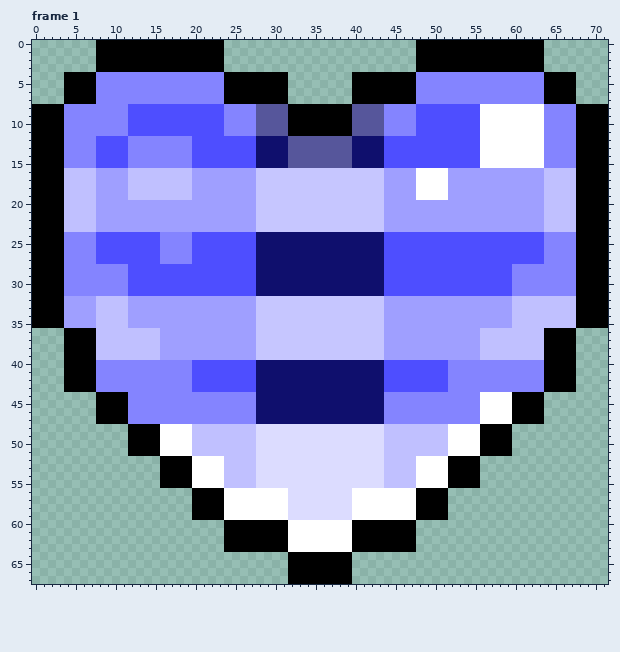
Pixel-art file, stored at Template (14 frames).aseprite. The first picture shows the starting point.
72x68 pixels, 14 frames. Colours within 5 levels of each other are drawn and written as one. Shown: frame 1. The commit also changed other frames, which this record leaves out.
Once edited:
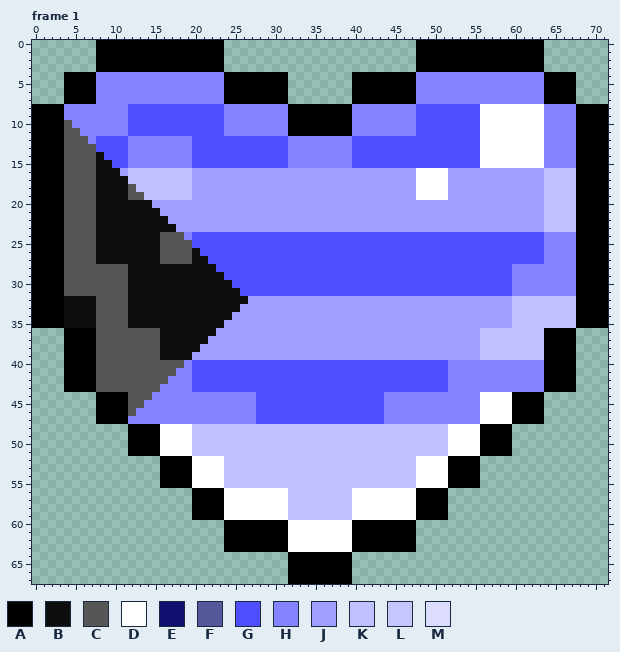
Palette (. is transparent): A #000000  B #0e0e0e  C #565656  D #ffffff  E #0f0f6d  F #56569b  G #4e4eff  H #8484ff  J #9f9fff  K #c0c0ff  L #c6c6ff  M #dcdcff
The exact change:
layer "Layered /V6 Stripes H" now hidden
layer "Layered /Triangle L" now shown
--- frame 1
@@ x 2..45 @@
  7 ..AAAAHHHHHHHHHHHHHHHHAAAAAAAA........AAAAAA
- 8 AAHHHHHHHHGGGGGGGGGGGGHHHHFFFFAAAAAAAAFFFFHH
- 9 AAHHHHHHHHGGGGGGGGGGGGHHHHFFFFAAAAAAAAFFFFHH
-10 AAHHHHHHHHGGGGGGGGGGGGHHHHFFFFAAAAAAAAFFFFHH
-11 AAHHHHHHHHGGGGGGGGGGGGHHHHFFFFAAAAAAAAFFFFHH
-12 AAHHHHGGGGHHHHHHHHGGGGGGGGEEEEFFFFFFFFEEEEGG
-13 AAHHHHGGGGHHHHHHHHGGGGGGGGEEEEFFFFFFFFEEEEGG
-14 AAHHHHGGGGHHHHHHHHGGGGGGGGEEEEFFFFFFFFEEEEGG
-15 AAHHHHGGGGHHHHHHHHGGGGGGGGEEEEFFFFFFFFEEEEGG
-16 AAKKKKJJJJKKKKKKKKJJJJJJJJLLLLLLLLLLLLLLLLJJ
-17 AAKKKKJJJJKKKKKKKKJJJJJJJJLLLLLLLLLLLLLLLLJJ
-18 AAKKKKJJJJKKKKKKKKJJJJJJJJLLLLLLLLLLLLLLLLJJ
-19 AAKKKKJJJJKKKKKKKKJJJJJJJJLLLLLLLLLLLLLLLLJJ
-20 AAKKKKJJJJJJJJJJJJJJJJJJJJLLLLLLLLLLLLLLLLJJ
-21 AAKKKKJJJJJJJJJJJJJJJJJJJJLLLLLLLLLLLLLLLLJJ
-22 AAKKKKJJJJJJJJJJJJJJJJJJJJLLLLLLLLLLLLLLLLJJ
-23 AAKKKKJJJJJJJJJJJJJJJJJJJJLLLLLLLLLLLLLLLLJJ
-24 AAHHHHGGGGGGGGHHHHGGGGGGGGEEEEEEEEEEEEEEEEGG
-25 AAHHHHGGGGGGGGHHHHGGGGGGGGEEEEEEEEEEEEEEEEGG
-26 AAHHHHGGGGGGGGHHHHGGGGGGGGEEEEEEEEEEEEEEEEGG
-27 AAHHHHGGGGGGGGHHHHGGGGGGGGEEEEEEEEEEEEEEEEGG
-28 AAHHHHHHHHGGGGGGGGGGGGGGGGEEEEEEEEEEEEEEEEGG
-29 AAHHHHHHHHGGGGGGGGGGGGGGGGEEEEEEEEEEEEEEEEGG
-30 AAHHHHHHHHGGGGGGGGGGGGGGGGEEEEEEEEEEEEEEEEGG
-31 AAHHHHHHHHGGGGGGGGGGGGGGGGEEEEEEEEEEEEEEEEGG
-32 AAJJJJKKKKJJJJJJJJJJJJJJJJLLLLLLLLLLLLLLLLJJ
-33 AAJJJJKKKKJJJJJJJJJJJJJJJJLLLLLLLLLLLLLLLLJJ
-34 AAJJJJKKKKJJJJJJJJJJJJJJJJLLLLLLLLLLLLLLLLJJ
-35 AAJJJJKKKKJJJJJJJJJJJJJJJJLLLLLLLLLLLLLLLLJJ
-36 ..AAAAKKKKKKKKJJJJJJJJJJJJLLLLLLLLLLLLLLLLJJ
-37 ..AAAAKKKKKKKKJJJJJJJJJJJJLLLLLLLLLLLLLLLLJJ
-38 ..AAAAKKKKKKKKJJJJJJJJJJJJLLLLLLLLLLLLLLLLJJ
-39 ..AAAAKKKKKKKKJJJJJJJJJJJJLLLLLLLLLLLLLLLLJJ
-40 ..AAAAHHHHHHHHHHHHGGGGGGGGEEEEEEEEEEEEEEEEGG
-41 ..AAAAHHHHHHHHHHHHGGGGGGGGEEEEEEEEEEEEEEEEGG
-42 ..AAAAHHHHHHHHHHHHGGGGGGGGEEEEEEEEEEEEEEEEGG
-43 ..AAAAHHHHHHHHHHHHGGGGGGGGEEEEEEEEEEEEEEEEGG
-44 ......AAAAHHHHHHHHHHHHHHHHEEEEEEEEEEEEEEEEHH
-45 ......AAAAHHHHHHHHHHHHHHHHEEEEEEEEEEEEEEEEHH
-46 ......AAAAHHHHHHHHHHHHHHHHEEEEEEEEEEEEEEEEHH
-47 ......AAAAHHHHHHHHHHHHHHHHEEEEEEEEEEEEEEEEHH
-48 ..........AAAADDDDKKKKKKKKMMMMMMMMMMMMMMMMKK
-49 ..........AAAADDDDKKKKKKKKMMMMMMMMMMMMMMMMKK
-50 ..........AAAADDDDKKKKKKKKMMMMMMMMMMMMMMMMKK
-51 ..........AAAADDDDKKKKKKKKMMMMMMMMMMMMMMMMKK
-52 ..............AAAADDDDKKKKMMMMMMMMMMMMMMMMKK
-53 ..............AAAADDDDKKKKMMMMMMMMMMMMMMMMKK
-54 ..............AAAADDDDKKKKMMMMMMMMMMMMMMMMKK
-55 ..............AAAADDDDKKKKMMMMMMMMMMMMMMMMKK
-56 ..................AAAADDDDDDDDMMMMMMMMDDDDDD
-57 ..................AAAADDDDDDDDMMMMMMMMDDDDDD
-58 ..................AAAADDDDDDDDMMMMMMMMDDDDDD
-59 ..................AAAADDDDDDDDMMMMMMMMDDDDDD
+ 8 AAHHHHHHHHGGGGGGGGGGGGHHHHHHHHAAAAAAAAHHHHHH
+ 9 AAHHHHHHHHGGGGGGGGGGGGHHHHHHHHAAAAAAAAHHHHHH
+10 AACHHHHHHHGGGGGGGGGGGGHHHHHHHHAAAAAAAAHHHHHH
+11 AACCHHHHHHGGGGGGGGGGGGHHHHHHHHAAAAAAAAHHHHHH
+12 AACCCHGGGGHHHHHHHHGGGGGGGGGGGGHHHHHHHHGGGGGG
+13 AACCCCGGGGHHHHHHHHGGGGGGGGGGGGHHHHHHHHGGGGGG
+14 AACCCCBGGGHHHHHHHHGGGGGGGGGGGGHHHHHHHHGGGGGG
+15 AACCCCBBGGHHHHHHHHGGGGGGGGGGGGHHHHHHHHGGGGGG
+16 AACCCCBBBJKKKKKKKKJJJJJJJJJJJJJJJJJJJJJJJJJJ
+17 AACCCCBBBBKKKKKKKKJJJJJJJJJJJJJJJJJJJJJJJJJJ
+18 AACCCCBBBBCKKKKKKKJJJJJJJJJJJJJJJJJJJJJJJJJJ
+19 AACCCCBBBBCCKKKKKKJJJJJJJJJJJJJJJJJJJJJJJJJJ
+20 AACCCCBBBBBBBJJJJJJJJJJJJJJJJJJJJJJJJJJJJJJJ
+21 AACCCCBBBBBBBBJJJJJJJJJJJJJJJJJJJJJJJJJJJJJJ
+22 AACCCCBBBBBBBBBJJJJJJJJJJJJJJJJJJJJJJJJJJJJJ
+23 AACCCCBBBBBBBBBBJJJJJJJJJJJJJJJJJJJJJJJJJJJJ
+24 AACCCCBBBBBBBBCCCHGGGGGGGGGGGGGGGGGGGGGGGGGG
+25 AACCCCBBBBBBBBCCCCGGGGGGGGGGGGGGGGGGGGGGGGGG
+26 AACCCCBBBBBBBBCCCCBGGGGGGGGGGGGGGGGGGGGGGGGG
+27 AACCCCBBBBBBBBCCCCBBGGGGGGGGGGGGGGGGGGGGGGGG
+28 AACCCCCCCCBBBBBBBBBBBGGGGGGGGGGGGGGGGGGGGGGG
+29 AACCCCCCCCBBBBBBBBBBBBGGGGGGGGGGGGGGGGGGGGGG
+30 AACCCCCCCCBBBBBBBBBBBBBGGGGGGGGGGGGGGGGGGGGG
+31 AACCCCCCCCBBBBBBBBBBBBBBGGGGGGGGGGGGGGGGGGGG
+32 AABBBBCCCCBBBBBBBBBBBBBBBJJJJJJJJJJJJJJJJJJJ
+33 AABBBBCCCCBBBBBBBBBBBBBBJJJJJJJJJJJJJJJJJJJJ
+34 AABBBBCCCCBBBBBBBBBBBBBJJJJJJJJJJJJJJJJJJJJJ
+35 AABBBBCCCCBBBBBBBBBBBBJJJJJJJJJJJJJJJJJJJJJJ
+36 ..AAAACCCCCCCCBBBBBBBJJJJJJJJJJJJJJJJJJJJJJJ
+37 ..AAAACCCCCCCCBBBBBBJJJJJJJJJJJJJJJJJJJJJJJJ
+38 ..AAAACCCCCCCCBBBBBJJJJJJJJJJJJJJJJJJJJJJJJJ
+39 ..AAAACCCCCCCCBBBBJJJJJJJJJJJJJJJJJJJJJJJJJJ
+40 ..AAAACCCCCCCCCCCHGGGGGGGGGGGGGGGGGGGGGGGGGG
+41 ..AAAACCCCCCCCCCHHGGGGGGGGGGGGGGGGGGGGGGGGGG
+42 ..AAAACCCCCCCCCHHHGGGGGGGGGGGGGGGGGGGGGGGGGG
+43 ..AAAACCCCCCCCHHHHGGGGGGGGGGGGGGGGGGGGGGGGGG
+44 ......AAAACCCHHHHHHHHHHHHHGGGGGGGGGGGGGGGGHH
+45 ......AAAACCHHHHHHHHHHHHHHGGGGGGGGGGGGGGGGHH
+46 ......AAAACHHHHHHHHHHHHHHHGGGGGGGGGGGGGGGGHH
+47 ......AAAAHHHHHHHHHHHHHHHHGGGGGGGGGGGGGGGGHH
+48 ..........AAAADDDDKKKKKKKKKKKKKKKKKKKKKKKKKK
+49 ..........AAAADDDDKKKKKKKKKKKKKKKKKKKKKKKKKK
+50 ..........AAAADDDDKKKKKKKKKKKKKKKKKKKKKKKKKK
+51 ..........AAAADDDDKKKKKKKKKKKKKKKKKKKKKKKKKK
+52 ..............AAAADDDDKKKKKKKKKKKKKKKKKKKKKK
+53 ..............AAAADDDDKKKKKKKKKKKKKKKKKKKKKK
+54 ..............AAAADDDDKKKKKKKKKKKKKKKKKKKKKK
+55 ..............AAAADDDDKKKKKKKKKKKKKKKKKKKKKK
+56 ..................AAAADDDDDDDDKKKKKKKKDDDDDD
+57 ..................AAAADDDDDDDDKKKKKKKKDDDDDD
+58 ..................AAAADDDDDDDDKKKKKKKKDDDDDD
+59 ..................AAAADDDDDDDDKKKKKKKKDDDDDD
 60 ......................AAAAAAAADDDDDDDDAAAAAA
Boxes around the changes in both pictures, in picture pixels (x1, y1, x2, y2):
changed: (64, 104, 384, 520)
